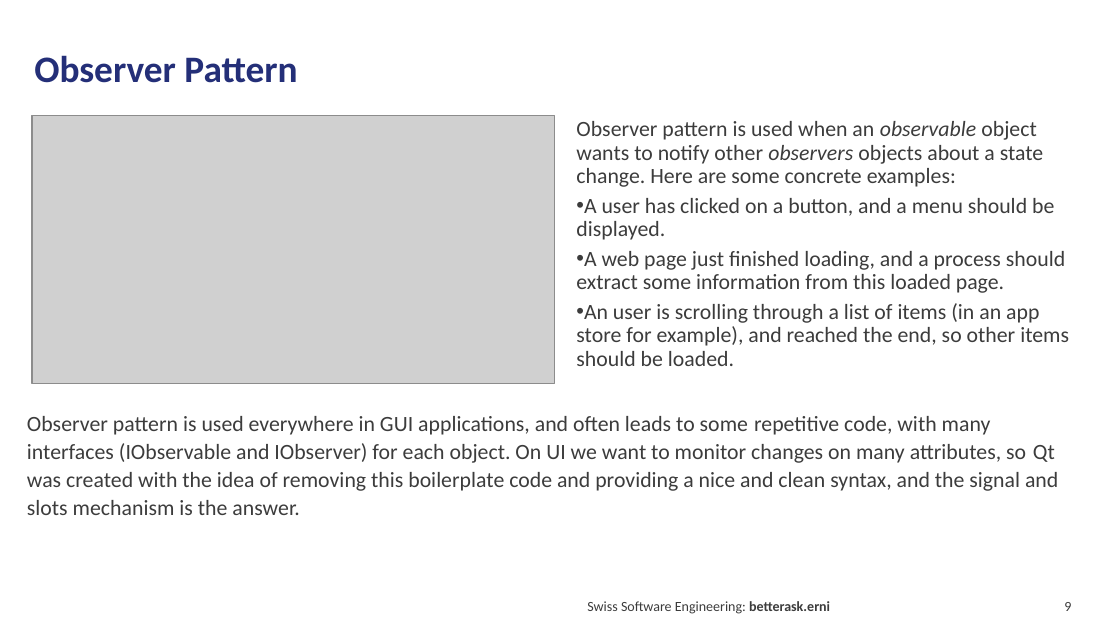
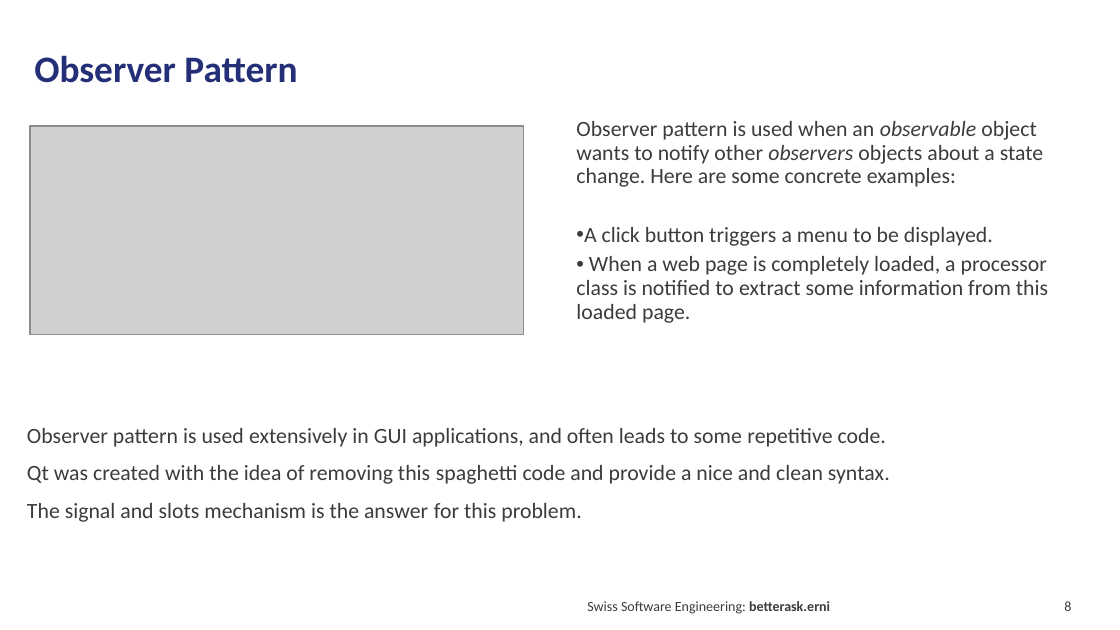
Before and after one commit to hebercosfer/qt_intro_demo, a slide deck: slide 8 of Qt Introduction.pptx (slide 9 before the commit). Drawn at 1120x630 pixels with LibreOffice and Linux fonts; fonts in the diff are those of the drawing; grey boxes stand for pictures. Boxes give left, top, right and bottom in pixels: in the first picture for what was removed or moved away, otherwise in the second. Text is boxed around its words. In the diff, an @@ line names an element or a change of style, - is before the commit and + after.

```diff
--- a/Qt Introduction.pptx
+++ b/Qt Introduction.pptx
@@ picture: place and size @@
-picture at <box>32,115,556,383</box>
+picture at <box>30,125,524,334</box>
@@ text at <box>27,227,1048,522</box>: text changed @@
-                • A user has clicked on a button, and a menu should be displayed.
-                • A web page just finished loading, and a process should extract some information from this loaded page.
-                • An user is scrolling through a list of items (in an app store for example), and reached the end, so other items should be loaded.
-Observer pattern is used everywhere in GUI applications, and often leads to some repetitive code, with many interfaces (IObservable and IObserver) for each object. On UI we want to monitor changes on many attributes, so Qt was created with the idea of removing this boilerplate code and providing a nice and clean syntax, and the signal and slots mechanism is the answer.
+                • A click button triggers a menu to be displayed.
+                • When a web page is completely loaded, a processor class is notified to extract some information from this loaded page.
+Observer pattern is used extensively in GUI applications, and often leads to some repetitive code.
+Qt was created with the idea of removing this spaghetti code and provide a nice and clean syntax.
+The signal and slots mechanism is the answer for this problem.
@@ page number at <box>1064,601,1071,611</box>: text changed @@
-9
+8
```
Also in this commit, not shown: 7 other slides changed, 1 slide added, 1 slide removed, 3 other files.
